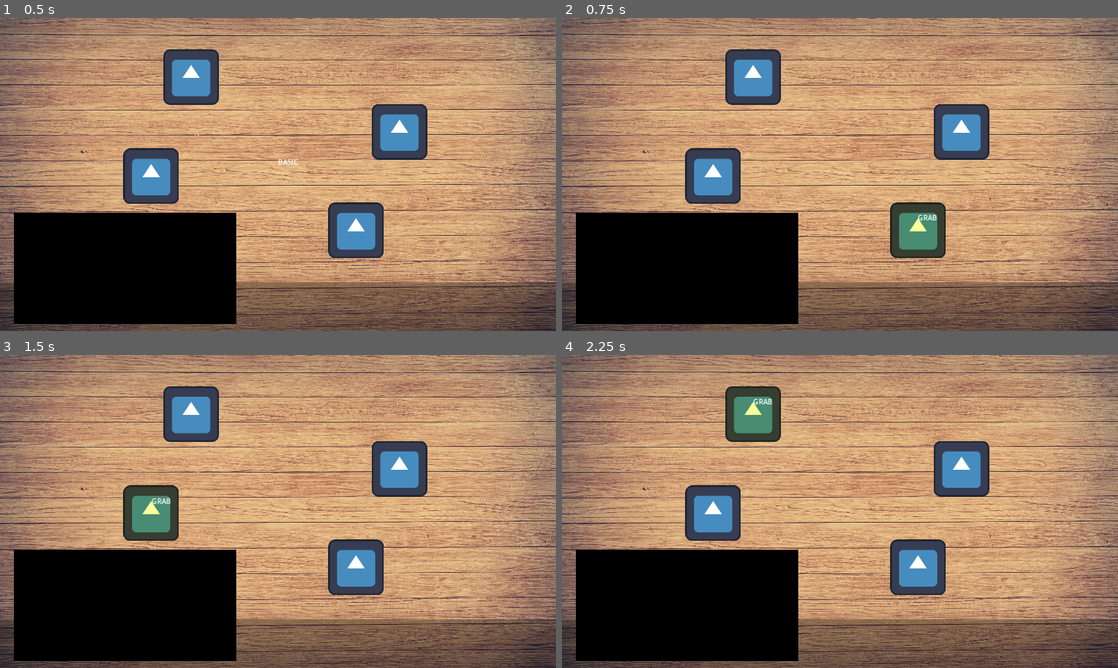
Above: before the commit, frames 1-4 (two rows, left to right).
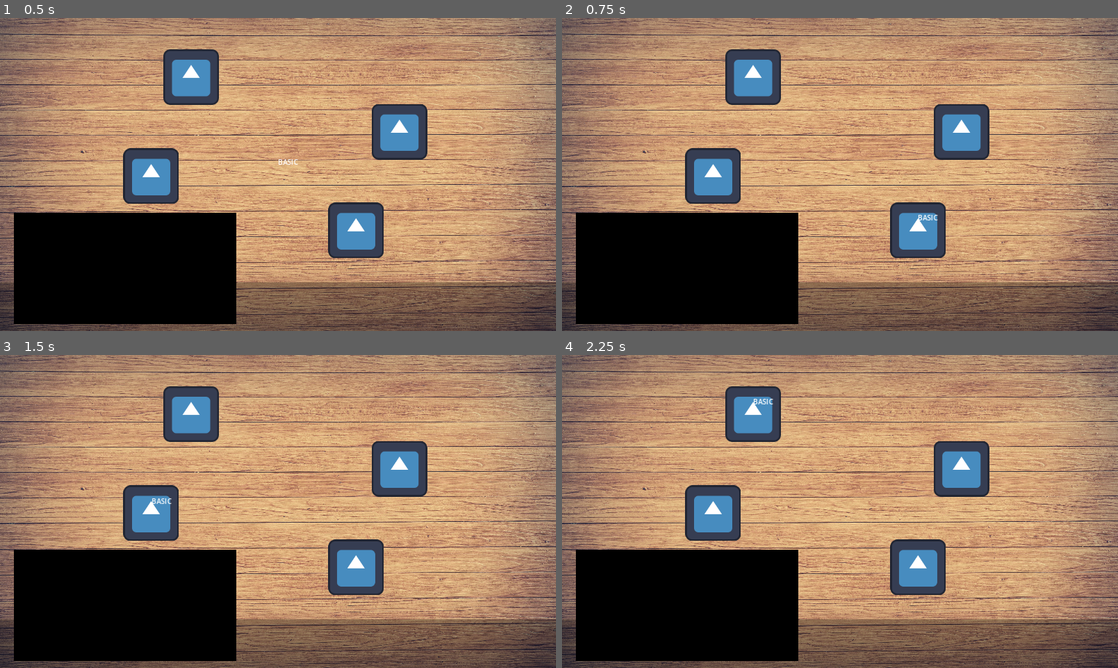
Above: after the commit, the same moments.

Repository: ryanabx/tabletop-engine
Game: Godot game, scene res://src/scenes/screens/tabletop.tscn
The game is run twice, just before and just after one commit, with the same random seed, the same clock (stepped at 60 frames per second) and the same inputs. The project has no main scene, so this scene is started directly. The engine's default icon, where the game draws it, is replaced by a stand-in: a white triangle on a blue panel in a dark square.
Inputs (mouse positions are in pixels of both pictures, inside the frame that each line leads up to):
- Up to frame 1 (0.5 s): no input
- Up to frame 2 (0.75 s): tap Enter at 0.5 s; move the mouse to (917, 230) at 0.52 s; click (917, 230) at 0.67 s
- Up to frame 3 (1.5 s): tap Space at 1.25 s; move the mouse to (150, 514) at 1.27 s; click (150, 514) at 1.42 s
- Up to frame 4 (2.25 s): tap Enter at 2 s; move the mouse to (751, 414) at 2.02 s; click (751, 414) at 2.17 s

Frame 1 is identical in both runs. In frame 2, 1.5% of the frame differs, in the area x 59-69%, y 59-77%; in frame 3, 1.5%; in frame 4, 1.6%, in the area x 29-40%, y 10-28%.

Commit message:
Connect signals through code

Diff:
--- a/src/scenes/game_objects/game_object.tscn
+++ b/src/scenes/game_objects/game_object.tscn
@@ -15,7 +15,3 @@
 
 [node name="CollisionBox" type="CollisionShape2D" parent="CollisionArea"]
 shape = SubResource("RectangleShape2D_5t8y7")
-
-[connection signal="input_event" from="CollisionArea" to="." method="_on_collision_area_input_event"]
-[connection signal="mouse_entered" from="CollisionArea" to="." method="_on_collision_area_mouse_entered"]
-[connection signal="mouse_exited" from="CollisionArea" to="." method="_on_collision_area_mouse_exited"]
--- a/src/scripts/game_objects/game_object.gd
+++ b/src/scripts/game_objects/game_object.gd
@@ -26,6 +26,11 @@
 	if self.get_parent():
 		parent = self.get_parent()
 	collision_box.shape.size = get_rect().size # Set collision box to match the sprite
+
+func _connect_signals() -> void:
+	collision_area.input_event.connect(_on_collision_area_input_event)
+	collision_area.mouse_entered.connect(_on_collision_area_mouse_entered)
+	collision_area.mouse_exited.connect(_on_collision_area_mouse_exited)
 
 func _input(event: InputEvent) -> void:
 	if get_state() == GAME_OBJECT_STATE.GRABBED and not Input.is_mouse_button_pressed(MOUSE_BUTTON_LEFT) and event is InputEventMouseMotion:
